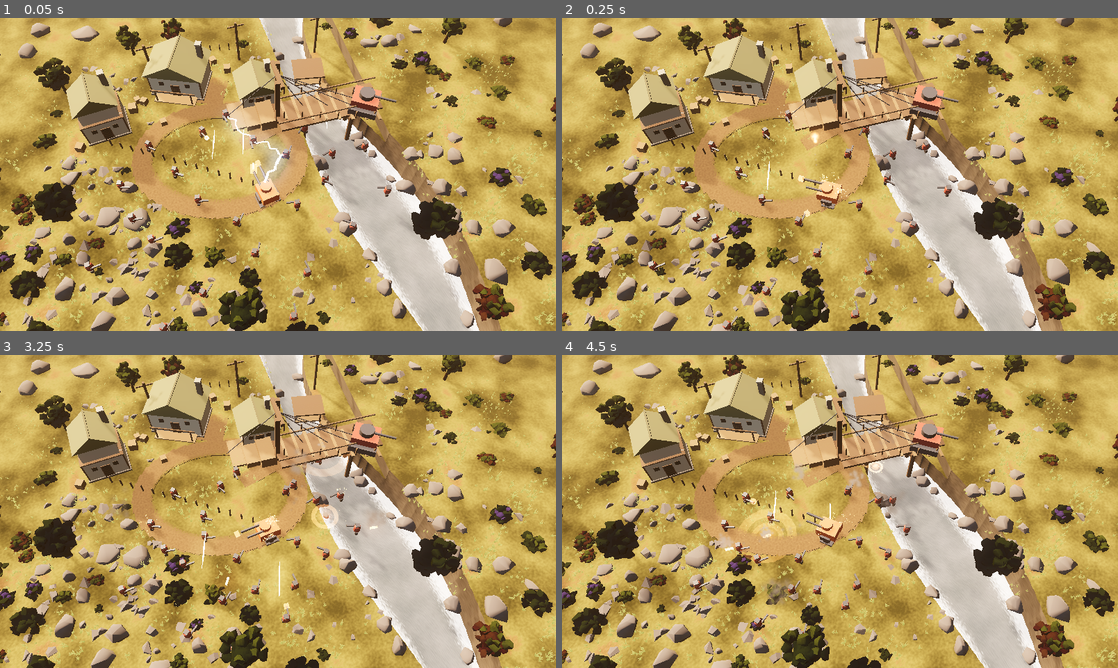
Above: before the commit, frames 1-4 (two rows, left to right).
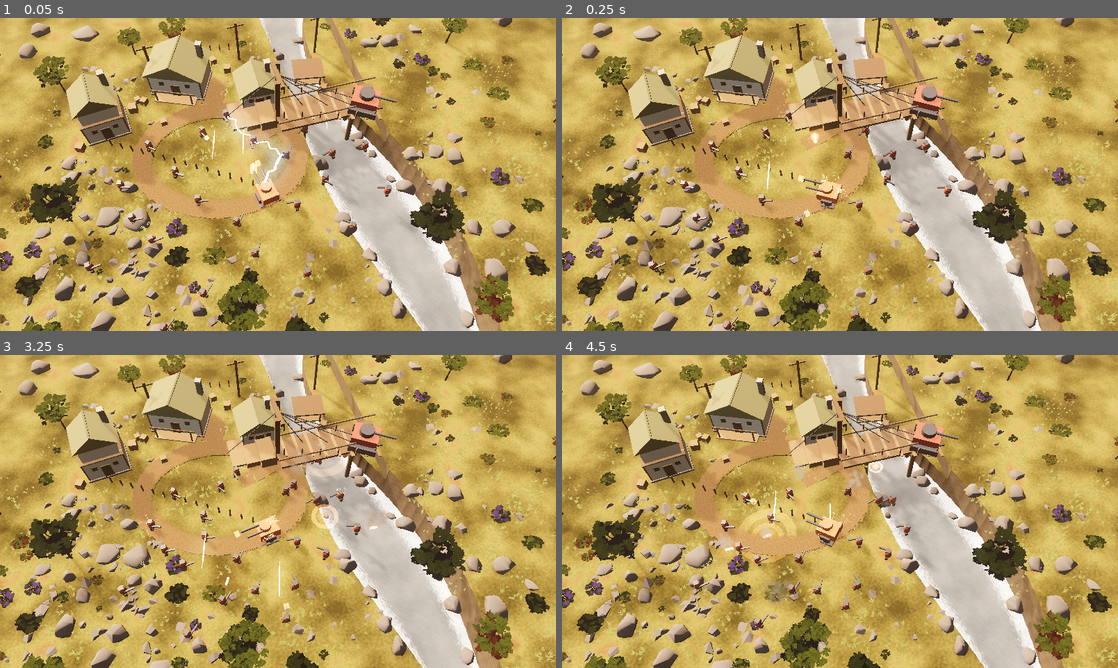
Above: after the commit, the same moments.

Repository: Autinhorse/Survivors
Game: Godot game, scene res://scenes/VisualBenchmark.tscn
The game is run twice, just before and just after one commit, with the same random seed, the same clock (stepped at 60 frames per second) and the same inputs.
Inputs:
- Up to frame 1 (0.05 s): no input
- Up to frame 2 (0.25 s): no input
- Up to frame 3 (3.25 s): no input
- Up to frame 4 (4.5 s): no input

The runs differ from the first frame. In frame 1, 7.7% of the frame differs, in the area x 0-100%, y 0-100%; in frame 2, 7.7%; in frame 3, 7.7%; in frame 4, 7.6%.

Commit message:
树木灌木改为细枝干 + alpha 贴片叶子
实体几何做不出 target.png 的树冠：参考图的树冠中间是**透光**的，
能看见底下的地面和影子。这是原理性的 —— 前两版（光滑球体、凸包叶簇堆积）
无论怎么调面数/平滑角/颜色都是"一坨"，因为实体不透光。

- tools/gen_leaf_atlas.py：程序生成 1024² 叶片图集（2x2 四簇）。
  RGB 存叶片自身明暗、alpha 存形状，颜色来自顶点色 ——
  一张灰度图集长出深绿/黄绿/红褐/紫花全部变体。
- 树 = 细树干（0.11 m，之前 0.17 m 太像电线杆）+ 一级枝 -> 二级枝
  + 挂在枝上的叶片贴片。贴片也挂一级枝中段，否则树冠会裂成几瓣露出树干。
- 灌木 = 几根张开的细茎 + 枝头贴片。
- alpha 裁剪而非混合：走不透明通道，不排序、阴影自动正确、
  没有透明层填充开销（§15 的 overdraw 风险主要来自混合）。
- 木头和叶片合并成一个网格，靠**顶点色 alpha** 区分：
  1 = 采样图集做裁剪，0 = 实体木头强制不透明。

实测代价（同场景同相机，各 3 次 180 帧）：
  实体叶簇  176k 三角形  1.033-1.056 ms
  细枝+贴片 166k 三角形  1.153 ms (±0.001)
三角形少 6%，帧时涨 11% —— 成本转移到了填充率（early-Z 失效 + 贴片层叠）。
按 §11，集显上这个比例很可能更大，目标硬件验证时要单独测。已写进 §20。

Co-Authored-By: Claude Opus 5 (1M context) <noreply@anthropic.com>

Diff:
--- /dev/null
+++ b/benchmark/results/crowd_2026-08-21_13-04-21.csv
@@ -0,0 +1,2 @@
+timestamp,hardware,renderer,preset,architecture,enemy_count,alive_avg,projectile_count,explosion_rate,shadow_mode,move_speed,frozen,fps_avg,fps_1pct_low,frame_ms_avg,frame_ms_1pct_low,cpu_render_ms,gpu_render_ms,process_ms,draw_calls,primitives,tri_per_unit,nodes
+2026-08-21T13:04:25,NVIDIA GeForce RTX 5080 Laptop GPU,mobile,default,mm-merged,1000,985.6,500,50,B,1.60,0,572.8,459.8,1.746,2.175,0.253,0.657,2.824,634,653111,288,608
--- a/scenes/PerformanceBenchmark.tscn
+++ b/scenes/PerformanceBenchmark.tscn
@@ -1,26 +1,27 @@
-[gd_scene load_steps=69 format=3]
-
-[ext_resource type="Shader" path="res://shaders/ground.gdshader" id="ext_1_ground"]
-[ext_resource type="Shader" path="res://shaders/ground_patch.gdshader" id="ext_2_ground_patch"]
-[ext_resource type="Shader" path="res://shaders/water.gdshader" id="ext_3_water"]
-[ext_resource type="Shader" path="res://shaders/foliage.gdshader" id="ext_4_foliage"]
-[ext_resource type="Shader" path="res://shaders/grass_tuft.gdshader" id="ext_5_grass_tuft"]
-[ext_resource type="Script" path="res://scripts/environment/GameplayCameraPolicy.gd" id="ext_6_GameplayCameraPolicy"]
-[ext_resource type="Script" path="res://scripts/environment/RiverSurface.gd" id="ext_7_RiverSurface"]
-[ext_resource type="PackedScene" path="res://assets/environment/house_large.glb" id="ext_8_house_large"]
-[ext_resource type="PackedScene" path="res://assets/environment/house_small.glb" id="ext_9_house_small"]
-[ext_resource type="PackedScene" path="res://assets/environment/house_tall.glb" id="ext_10_house_tall"]
-[ext_resource type="Script" path="res://scripts/environment/ScatterField.gd" id="ext_11_ScatterField"]
-[ext_resource type="PackedScene" path="res://assets/environment/rocks_lp.glb" id="ext_12_rocks_lp"]
-[ext_resource type="PackedScene" path="res://assets/environment/pebbles.glb" id="ext_13_pebbles"]
-[ext_resource type="PackedScene" path="res://assets/environment/trees.glb" id="ext_14_trees"]
-[ext_resource type="PackedScene" path="res://assets/environment/bushes.glb" id="ext_15_bushes"]
-[ext_resource type="Script" path="res://scripts/environment/GrassField.gd" id="ext_16_GrassField"]
-[ext_resource type="Script" path="res://scripts/units/EnemyCrowd.gd" id="ext_17_EnemyCrowd"]
-[ext_resource type="Script" path="res://scripts/units/EnemyCrowdMM.gd" id="ext_18_EnemyCrowdMM"]
-[ext_resource type="Script" path="res://scripts/vfx/VfxManager.gd" id="ext_19_VfxManager"]
-[ext_resource type="Script" path="res://scripts/vfx/VfxStress.gd" id="ext_20_VfxStress"]
-[ext_resource type="Script" path="res://benchmark/BenchmarkManager.gd" id="ext_21_BenchmarkManager"]
+[gd_scene load_steps=70 format=3]
+
+[ext_resource type="Texture2D" path="res://assets/environment/leaf_atlas.png" id="ext_1_leaf_atlas"]
+[ext_resource type="Shader" path="res://shaders/ground.gdshader" id="ext_2_ground"]
+[ext_resource type="Shader" path="res://shaders/ground_patch.gdshader" id="ext_3_ground_patch"]
+[ext_resource type="Shader" path="res://shaders/water.gdshader" id="ext_4_water"]
+[ext_resource type="Shader" path="res://shaders/foliage.gdshader" id="ext_5_foliage"]
+[ext_resource type="Shader" path="res://shaders/grass_tuft.gdshader" id="ext_6_grass_tuft"]
+[ext_resource type="Script" path="res://scripts/environment/GameplayCameraPolicy.gd" id="ext_7_GameplayCameraPolicy"]
+[ext_resource type="Script" path="res://scripts/environment/RiverSurface.gd" id="ext_8_RiverSurface"]
+[ext_resource type="PackedScene" path="res://assets/environment/house_large.glb" id="ext_9_house_large"]
+[ext_resource type="PackedScene" path="res://assets/environment/house_small.glb" id="ext_10_house_small"]
+[ext_resource type="PackedScene" path="res://assets/environment/house_tall.glb" id="ext_11_house_tall"]
+[ext_resource type="Script" path="res://scripts/environment/ScatterField.gd" id="ext_12_ScatterField"]
+[ext_resource type="PackedScene" path="res://assets/environment/rocks_lp.glb" id="ext_13_rocks_lp"]
+[ext_resource type="PackedScene" path="res://assets/environment/pebbles.glb" id="ext_14_pebbles"]
+[ext_resource type="PackedScene" path="res://assets/environment/trees.glb" id="ext_15_trees"]
+[ext_resource type="PackedScene" path="res://assets/environment/bushes.glb" id="ext_16_bushes"]
+[ext_resource type="Script" path="res://scripts/environment/GrassField.gd" id="ext_17_GrassField"]
+[ext_resource type="Script" path="res://scripts/units/EnemyCrowd.gd" id="ext_18_EnemyCrowd"]
+[ext_resource type="Script" path="res://scripts/units/EnemyCrowdMM.gd" id="ext_19_EnemyCrowdMM"]
+[ext_resource type="Script" path="res://scripts/vfx/VfxManager.gd" id="ext_20_VfxManager"]
+[ext_resource type="Script" path="res://scripts/vfx/VfxStress.gd" id="ext_21_VfxStress"]
+[ext_resource type="Script" path="res://benchmark/BenchmarkManager.gd" id="ext_22_BenchmarkManager"]
 
 [sub_resource type="FastNoiseLite" id="NoiseMacroN"]
 frequency = 0.01
@@ -205,9 +206,13 @@
 shader_parameter/ao_strength = 0.45
 shader_parameter/sway_height = 4.4
 shader_parameter/use_vertex_colour = 1.0
+shader_parameter/leaf_atlas = ExtResource("ext_1_leaf_atlas")
+shader_parameter/use_atlas = 1.0
+shader_parameter/alpha_cut = 0.34
+shader_parameter/normal_flatten = 0.62
 
 [sub_resource type="ShaderMaterial" id="MatLeafB"]
-shader = ExtResource("ext_4_foliage")
+shader = ExtResource("ext_5_foliage")
 shader_parameter/detail_noise = SubResource("NoiseDetail")
 shader_parameter/leaf_dark = Color(0.11, 0.165, 0.055, 1)
 shader_parameter/leaf_light = Color(0.353, 0.4, 0.145, 1)
@@ -228,9 +233,13 @@
 shader_parameter/ao_strength = 0.35
 shader_parameter/sway_height = 0.7
 shader_parameter/use_vertex_colour = 1.0
+shader_parameter/leaf_atlas = ExtResource("ext_1_leaf_atlas")
+shader_parameter/use_atlas = 1.0
+shader_parameter/alpha_cut = 0.34
+shader_parameter/normal_flatten = 0.55
 
 [sub_resource type="ShaderMaterial" id="MatTuft"]
-shader = ExtResource("ext_5_grass_tuft")
+shader = ExtResource("ext_6_grass_tuft")
 shader_parameter/base_color = Color(0.216, 0.259, 0.094, 1)
 shader_parameter/tip_color = Color(0.392, 0.427, 0.169, 1)
 shader_parameter/dry_color = Color(0.451, 0.396, 0.18, 1)
--- a/scenes/VisualBenchmark.tscn
+++ b/scenes/VisualBenchmark.tscn
@@ -1,23 +1,24 @@
-[gd_scene load_steps=66 format=3]
-
-[ext_resource type="Shader" path="res://shaders/ground.gdshader" id="ext_1_ground"]
-[ext_resource type="Shader" path="res://shaders/ground_patch.gdshader" id="ext_2_ground_patch"]
-[ext_resource type="Shader" path="res://shaders/water.gdshader" id="ext_3_water"]
-[ext_resource type="Shader" path="res://shaders/foliage.gdshader" id="ext_4_foliage"]
-[ext_resource type="Shader" path="res://shaders/grass_tuft.gdshader" id="ext_5_grass_tuft"]
-[ext_resource type="Script" path="res://scripts/environment/GameplayCameraPolicy.gd" id="ext_6_GameplayCameraPolicy"]
-[ext_resource type="Script" path="res://scripts/environment/RiverSurface.gd" id="ext_7_RiverSurface"]
-[ext_resource type="PackedScene" path="res://assets/environment/house_large.glb" id="ext_8_house_large"]
-[ext_resource type="PackedScene" path="res://assets/environment/house_small.glb" id="ext_9_house_small"]
-[ext_resource type="PackedScene" path="res://assets/environment/house_tall.glb" id="ext_10_house_tall"]
-[ext_resource type="Script" path="res://scripts/environment/ScatterField.gd" id="ext_11_ScatterField"]
-[ext_resource type="PackedScene" path="res://assets/environment/rocks_lp.glb" id="ext_12_rocks_lp"]
-[ext_resource type="PackedScene" path="res://assets/environment/pebbles.glb" id="ext_13_pebbles"]
-[ext_resource type="PackedScene" path="res://assets/environment/trees.glb" id="ext_14_trees"]
-[ext_resource type="PackedScene" path="res://assets/environment/bushes.glb" id="ext_15_bushes"]
-[ext_resource type="Script" path="res://scripts/environment/GrassField.gd" id="ext_16_GrassField"]
-[ext_resource type="Script" path="res://scripts/vfx/VfxManager.gd" id="ext_17_VfxManager"]
-[ext_resource type="Script" path="res://scripts/units/CombatDirector.gd" id="ext_18_CombatDirector"]
+[gd_scene load_steps=67 format=3]
+
+[ext_resource type="Texture2D" path="res://assets/environment/leaf_atlas.png" id="ext_1_leaf_atlas"]
+[ext_resource type="Shader" path="res://shaders/ground.gdshader" id="ext_2_ground"]
+[ext_resource type="Shader" path="res://shaders/ground_patch.gdshader" id="ext_3_ground_patch"]
+[ext_resource type="Shader" path="res://shaders/water.gdshader" id="ext_4_water"]
+[ext_resource type="Shader" path="res://shaders/foliage.gdshader" id="ext_5_foliage"]
+[ext_resource type="Shader" path="res://shaders/grass_tuft.gdshader" id="ext_6_grass_tuft"]
+[ext_resource type="Script" path="res://scripts/environment/GameplayCameraPolicy.gd" id="ext_7_GameplayCameraPolicy"]
+[ext_resource type="Script" path="res://scripts/environment/RiverSurface.gd" id="ext_8_RiverSurface"]
+[ext_resource type="PackedScene" path="res://assets/environment/house_large.glb" id="ext_9_house_large"]
+[ext_resource type="PackedScene" path="res://assets/environment/house_small.glb" id="ext_10_house_small"]
+[ext_resource type="PackedScene" path="res://assets/environment/house_tall.glb" id="ext_11_house_tall"]
+[ext_resource type="Script" path="res://scripts/environment/ScatterField.gd" id="ext_12_ScatterField"]
+[ext_resource type="PackedScene" path="res://assets/environment/rocks_lp.glb" id="ext_13_rocks_lp"]
+[ext_resource type="PackedScene" path="res://assets/environment/pebbles.glb" id="ext_14_pebbles"]
+[ext_resource type="PackedScene" path="res://assets/environment/trees.glb" id="ext_15_trees"]
+[ext_resource type="PackedScene" path="res://assets/environment/bushes.glb" id="ext_16_bushes"]
+[ext_resource type="Script" path="res://scripts/environment/GrassField.gd" id="ext_17_GrassField"]
+[ext_resource type="Script" path="res://scripts/vfx/VfxManager.gd" id="ext_18_VfxManager"]
+[ext_resource type="Script" path="res://scripts/units/CombatDirector.gd" id="ext_19_CombatDirector"]
 
 [sub_resource type="FastNoiseLite" id="NoiseMacroN"]
 frequency = 0.01
@@ -202,9 +203,13 @@
 shader_parameter/ao_strength = 0.45
 shader_parameter/sway_height = 4.4
 shader_parameter/use_vertex_colour = 1.0
+shader_parameter/leaf_atlas = ExtResource("ext_1_leaf_atlas")
+shader_parameter/use_atlas = 1.0
+shader_parameter/alpha_cut = 0.34
+shader_parameter/normal_flatten = 0.62
 
 [sub_resource type="ShaderMaterial" id="MatLeafB"]
-shader = ExtResource("ext_4_foliage")
+shader = ExtResource("ext_5_foliage")
 shader_parameter/detail_noise = SubResource("NoiseDetail")
 shader_parameter/leaf_dark = Color(0.11, 0.165, 0.055, 1)
 shader_parameter/leaf_light = Color(0.353, 0.4, 0.145, 1)
@@ -225,9 +230,13 @@
 shader_parameter/ao_strength = 0.35
 shader_parameter/sway_height = 0.7
 shader_parameter/use_vertex_colour = 1.0
+shader_parameter/leaf_atlas = ExtResource("ext_1_leaf_atlas")
+shader_parameter/use_atlas = 1.0
+shader_parameter/alpha_cut = 0.34
+shader_parameter/normal_flatten = 0.55
 
 [sub_resource type="ShaderMaterial" id="MatTuft"]
-shader = ExtResource("ext_5_grass_tuft")
+shader = ExtResource("ext_6_grass_tuft")
 shader_parameter/base_color = Color(0.216, 0.259, 0.094, 1)
 shader_parameter/tip_color = Color(0.392, 0.427, 0.169, 1)
 shader_parameter/dry_color = Color(0.451, 0.396, 0.18, 1)
--- a/shaders/foliage.gdshader
+++ b/shaders/foliage.gdshader
@@ -1,10 +1,22 @@
 shader_type spatial;
 render_mode cull_disabled, diffuse_burley, specular_disabled;
 
-// Canopies and bushes: per-object wind sway plus noise break-up, so a scaled
-// sphere stops reading as a scaled sphere.  Sway phase comes from the object's
-// world origin, so neighbouring plants never move in lockstep.
+// 树冠和灌木：细枝干 + 叶片贴片。
+//
+// 参考图的树冠中间是透光的，能看见底下的地面和影子。实体几何做不到这件事 ——
+// 试过光滑球体，也试过凸包叶簇堆积，都是"一坨"。所以叶子改成挂在枝头的四边形，
+// 采样叶片图集（tools/gen_leaf_atlas.py 生成）做 **alpha 裁剪**。
+//
+// 裁剪而不是混合：走不透明通道，不用排序、阴影自动正确、没有透明层的填充开销。
+// §15 点名的 overdraw 风险主要来自 alpha 混合，裁剪基本不沾。
+//
+// 一个网格里同时有木头和叶片，靠**顶点色的 alpha** 区分：
+//   COLOR.a = 1  叶片贴片 -> 采样图集，做裁剪
+//   COLOR.a = 0  实体枝干 -> 强制不透明
+// COLOR.rgb 则是这株植物的色系（深绿/黄绿/红褐/紫花），
+// 所以一张灰度图集能长出所有变体。
 
+uniform sampler2D leaf_atlas : source_color, filter_linear_mipmap, repeat_disable;
 uniform sampler2D detail_noise : hint_default_white, filter_linear_mipmap, repeat_enable;
 
 uniform vec3 leaf_dark : source_color = vec3(0.10, 0.16, 0.05);
@@ -15,9 +27,15 @@
 uniform float ao_strength = 0.45;   // darken the underside for volume
 uniform float sway_height = 4.4;    // model height the sway ramps over
 uniform float use_vertex_colour = 0.0;
+uniform float use_atlas = 0.0;
+uniform float alpha_cut = 0.38;
+// 叶片法线往世界上方偏：贴片本身朝向是随机的，纯用贴片法线会让同一棵树上
+// 相邻叶子明暗乱跳。偏向上方之后受光柔和，和参考图一致。
+uniform float normal_flatten = 0.62;
 
 varying vec3 w_pos;
 varying float v_up;
+varying float v_leaf;
 
 void vertex() {
 	vec3 origin = MODEL_MATRIX[3].xyz;
@@ -30,15 +48,27 @@
 
 	w_pos = (MODEL_MATRIX * vec4(VERTEX, 1.0)).xyz;
 	v_up = clamp(normalize((MODEL_MATRIX * vec4(NORMAL, 0.0)).xyz).y * 0.5 + 0.5, 0.0, 1.0);
+	v_leaf = COLOR.a;
 }
 
 void fragment() {
+	vec4 atlas = texture(leaf_atlas, UV);
+	// 木头永远不透明；叶片按图集裁剪
+	float leaf_px = v_leaf * use_atlas;
+	ALPHA = mix(1.0, atlas.a, leaf_px);
+	ALPHA_SCISSOR_THRESHOLD = alpha_cut;
+
 	float n = texture(detail_noise, w_pos.xz * noise_scale + w_pos.y * 0.15).r;
-	// use_vertex_colour: 资产把每个叶簇的颜色烘进了顶点色（见
+	// use_vertex_colour: 资产把每株植物的色系烘进了顶点色（见
 	// tools/gen_assets_blender.py），这样"一个材质 + 一个着色器"就能同时
 	// 保住颜色多样性和风摆。为 0 时退回 leaf_dark/leaf_light 的双色混合。
 	vec3 leaf = mix(leaf_dark, leaf_light, clamp(n * 1.3 - 0.15, 0.0, 1.0));
 	leaf = mix(leaf, COLOR.rgb * (0.82 + 0.36 * n), use_vertex_colour);
+	// 图集的 RGB 存的是叶片自身的明暗（不是颜色），乘上去才有一片片的层次
+	leaf *= mix(1.0, atlas.r * 1.35, leaf_px);
 	ALBEDO = leaf * mix(1.0 - ao_strength, 1.0, v_up);
+
+	vec3 up_view = normalize((VIEW_MATRIX * vec4(0.0, 1.0, 0.0, 0.0)).xyz);
+	NORMAL = normalize(mix(NORMAL, up_view, normal_flatten * leaf_px));
 	ROUGHNESS = 1.0;
 }
Binary file changed: assets/environment/bushes.glb
Binary file added: assets/environment/leaf_atlas.png
Not shown, added: assets/environment/leaf_atlas.png.import
Binary file changed: assets/environment/trees.glb
Binary file changed: docs/reference/m2_visual.png
Not shown: 13 places in scenes/PerformanceBenchmark.tscn that only renumber resources
Not shown: 10 places in scenes/VisualBenchmark.tscn that only renumber resources
Not shown, changed: docs/GODOT_3D_可行性验证需求.md
Not shown, changed: tools/gen_assets_blender.py
Not shown, changed: tools/gen_greybox.py
Not shown, added: tools/gen_leaf_atlas.py
